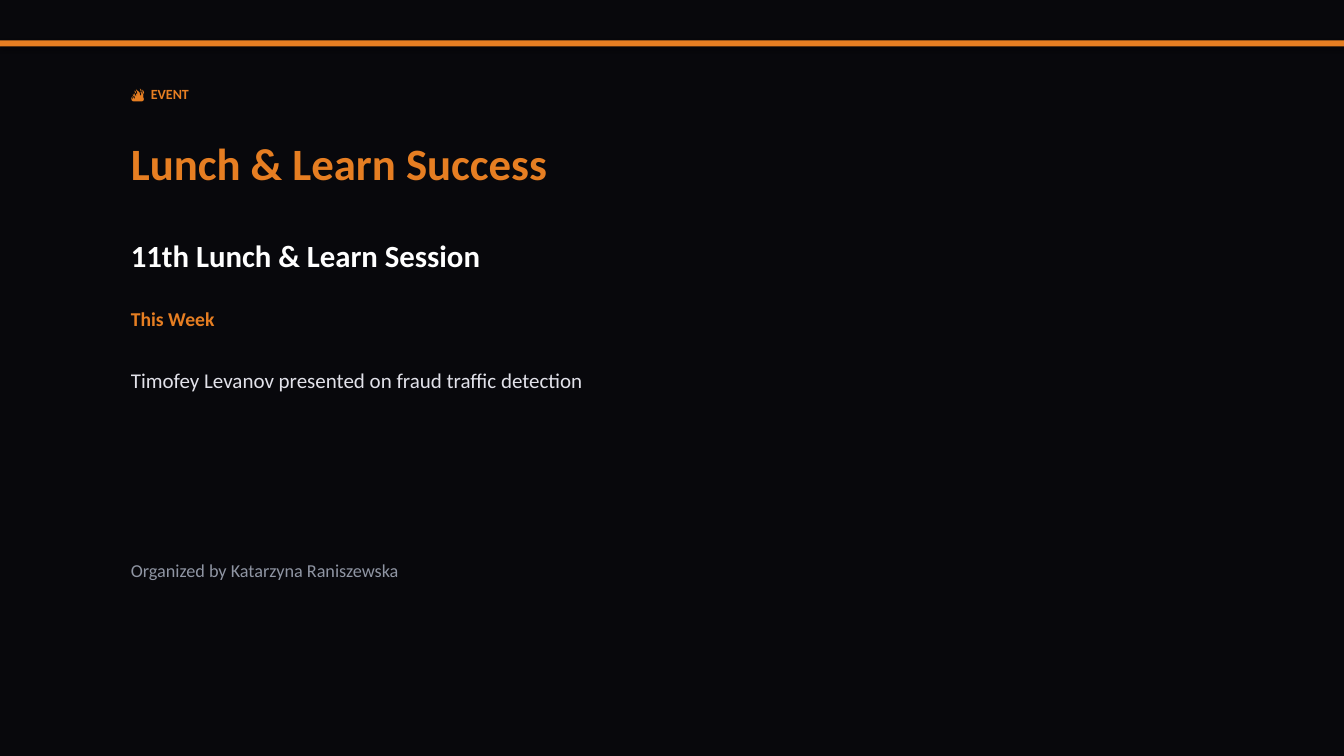
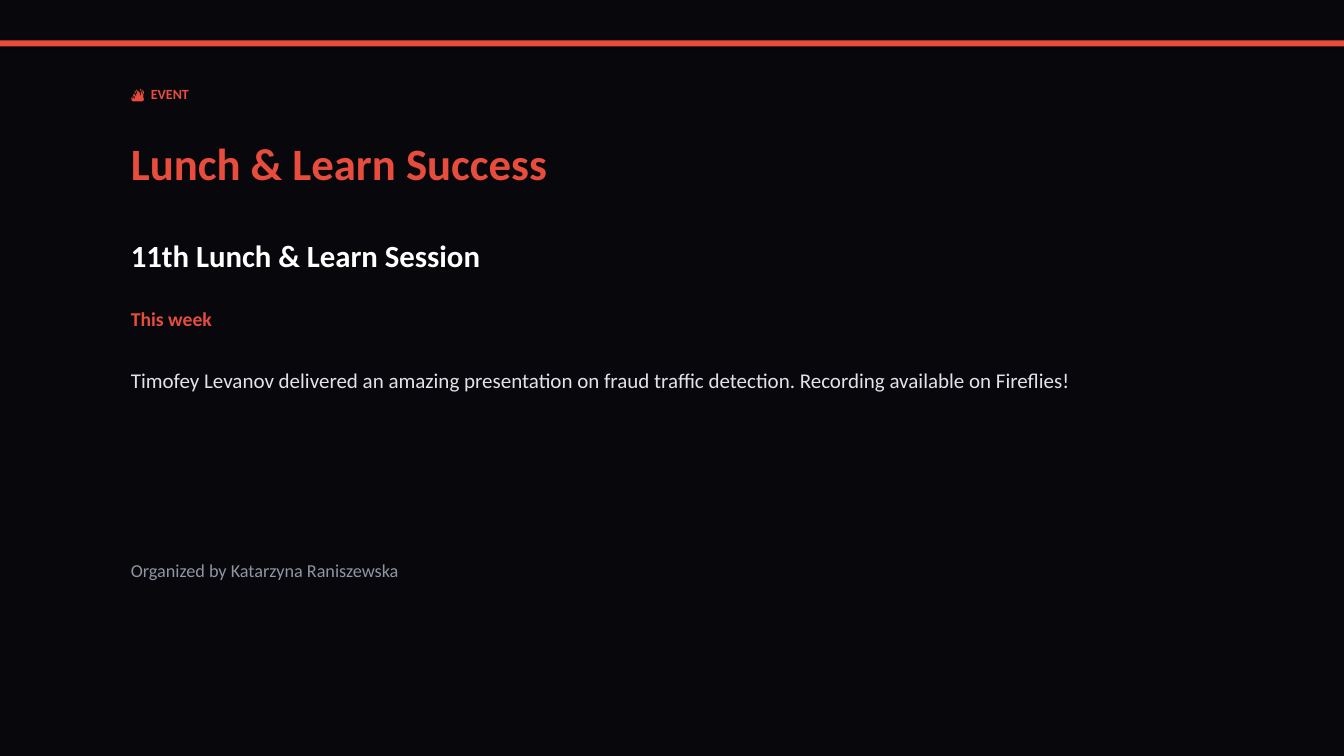
Before and after one commit to liliyagarifullina-maker/appodeal-pulse, a slide deck: slide 4 of data/archive/pulse_2026-03-12.pptx (slide 5 before the commit). Drawn at 1344x756 pixels with LibreOffice and Linux fonts; fonts in the diff are those of the drawing. Boxes give left, top, right and bottom in pixels: in the first picture for what was removed or moved away, otherwise in the second. Text is boxed around its words. In the diff, an @@ line names an element or a change of style, - is before the commit and + after.

```diff
--- a/data/archive/pulse_2026-03-12.pptx
+++ b/data/archive/pulse_2026-03-12.pptx
@@ rectangle at (0,40,1344,46): fill #E67E22 to #E74C3C @@
@@ text "🔥 EVENT" at (151,90,189,99): text colour #E67E22 to #E74C3C @@
@@ text "Lunch & Learn Success" at (131,148,547,181): text colour #E67E22 to #E74C3C @@
@@ text at (131,312,212,326): text changed; text colour #E67E22 to #E74C3C @@
-This Week
+This week
@@ text at (131,373,1069,392): text changed @@
-Timofey Levanov presented on fraud traffic detection
+Timofey Levanov delivered an amazing presentation on fraud traffic detection. Recording available on Fireflies!
```
Also in this commit, not shown: 14 other slides changed, 3 slides added, 3 slides removed, 2 other files.
